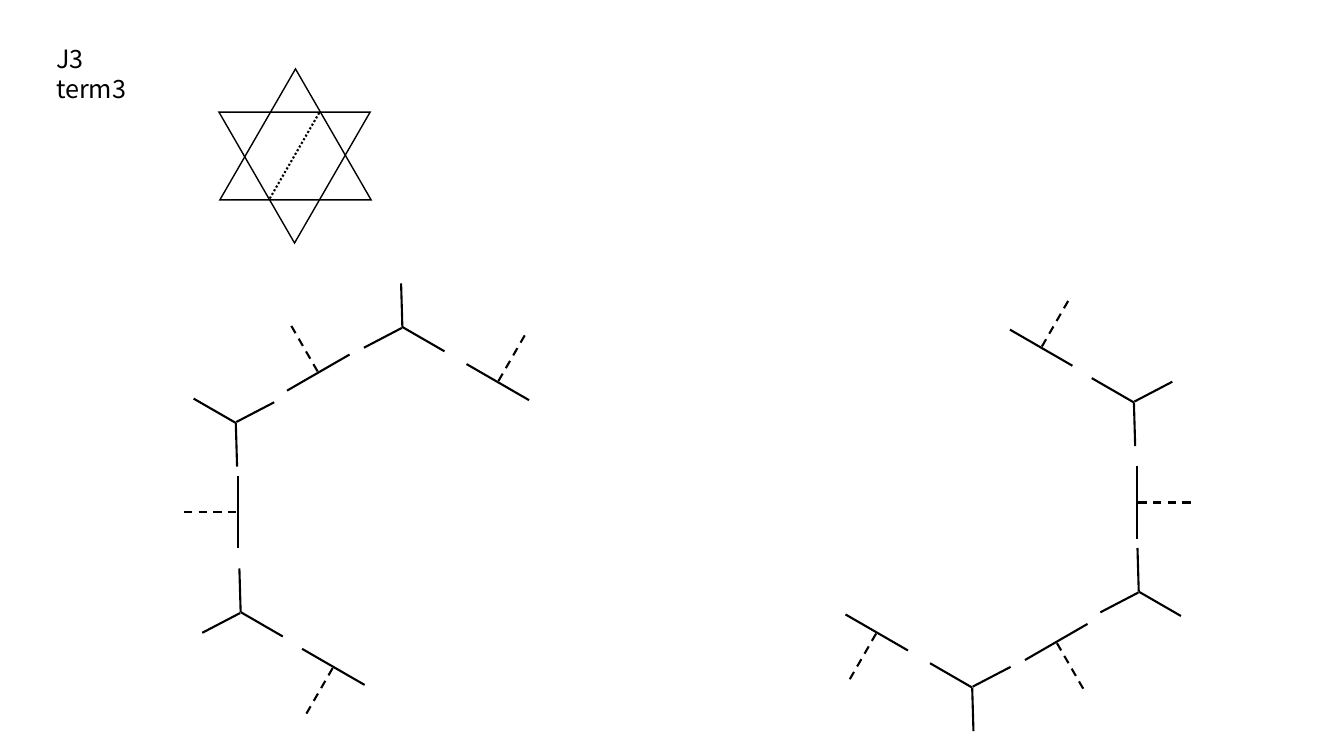
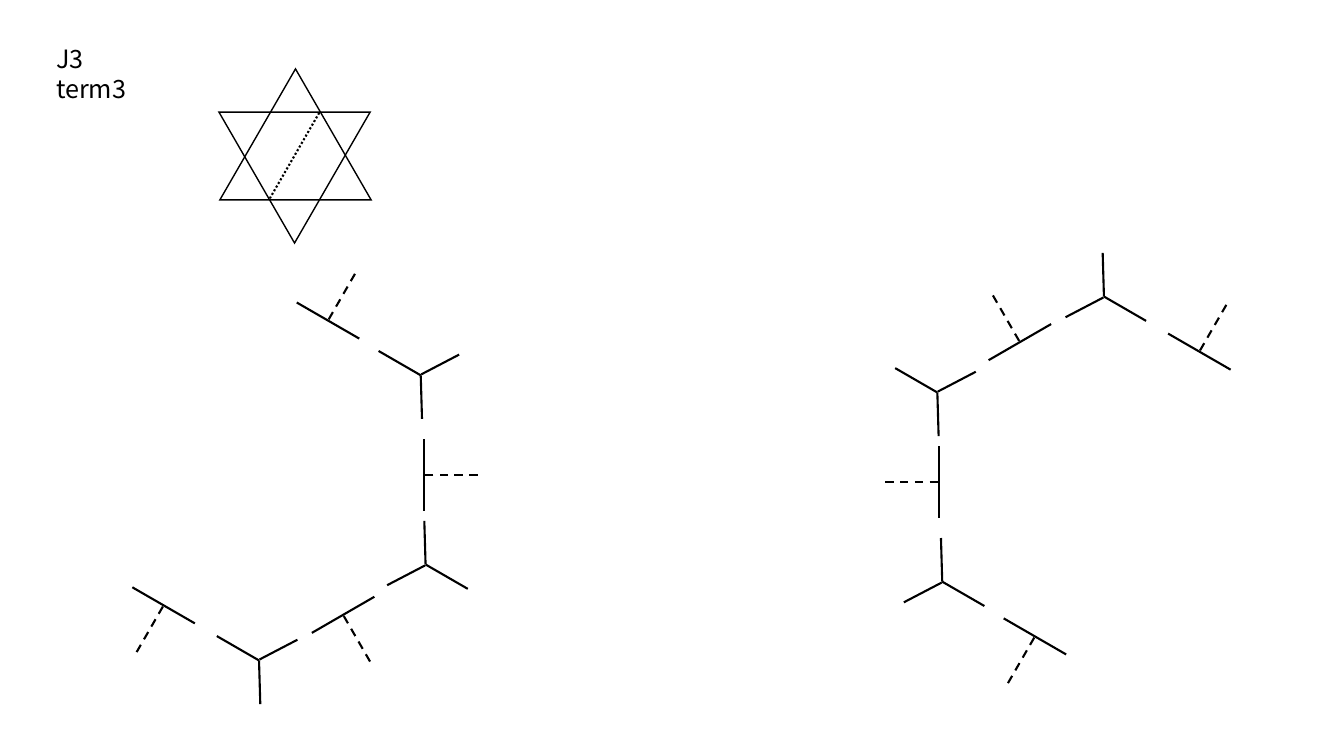
Before and after one commit to niusen/Symmetric_IPEPS, a slide deck: slide 14 of kagome/simple_update/Unitcell.pptx (slide 13 before the commit). Drawn at 1344x756 pixels with LibreOffice and Linux fonts; fonts in the diff are those of the drawing. Boxes give left, top, right and bottom in pixels: in the first picture for what was removed or moved away, otherwise in the second. Text is boxed around its words. In the diff, an @@ line names an element or a change of style, - is before the commit and + after.

```diff
--- a/kagome/simple_update/Unitcell.pptx
+++ b/kagome/simple_update/Unitcell.pptx
@@ line moved from (1010, 330) - (1073, 366) to (296, 302) - (359, 339) @@
@@ 16 lines: place and size @@
-16 lines at bbox=[184, 283, 529, 714]
+16 lines at bbox=[885, 253, 1231, 684]
@@ line moved from (239, 569) - (241, 612) to (942, 538) - (943, 582) @@
@@ 15 lines: place and size @@
-15 lines at bbox=[846, 301, 1191, 689]
+15 lines at bbox=[132, 274, 478, 661]
@@ line moved from (974, 731) - (973, 688) to (260, 704) - (259, 660) @@
```
Also in this commit, not shown: 4 other slides changed, 1 slide added, 6 other files.
